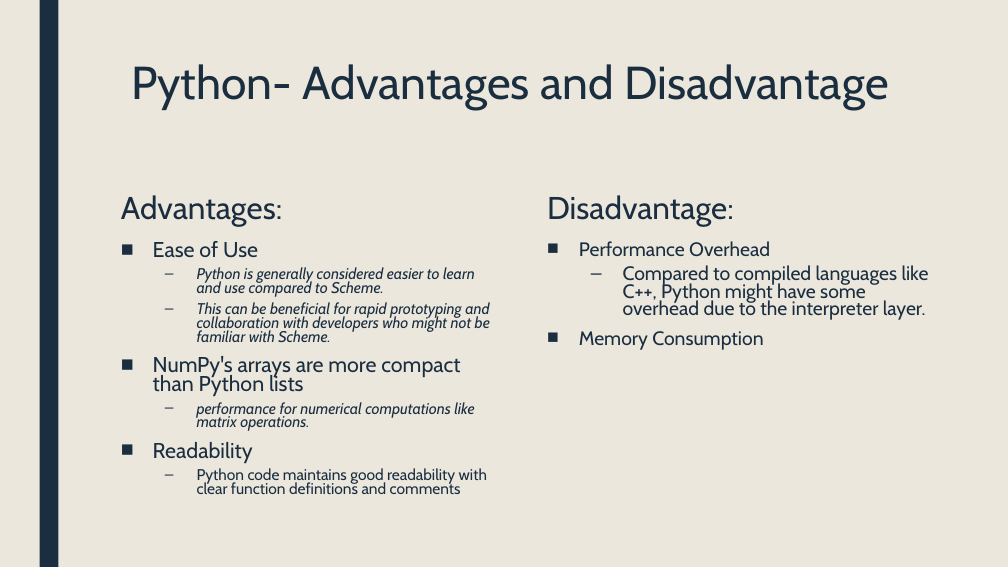
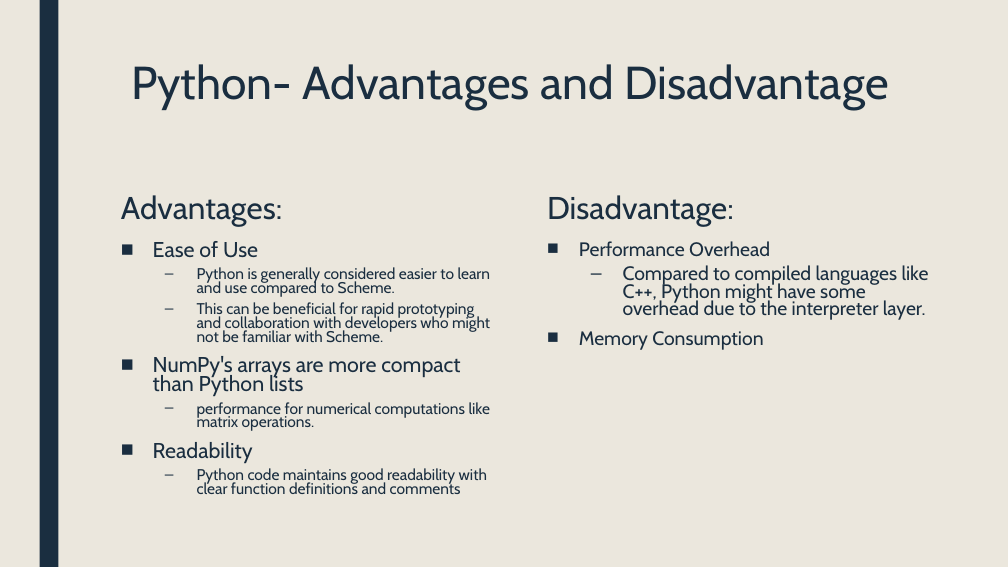
Before and after one commit to VitalMarciano/Matrix-methods, a slide deck: slide 5 of Matrix_Properties_Algorithms[1].pptx. Drawn at 1008x567 pixels with LibreOffice and Linux fonts; fonts in the diff are those of the drawing. Boxes give left, top, right and bottom in pixels: in the first picture for what was removed or moved away, otherwise in the second. Text is boxed around its words. In the diff, an @@ line names an element or a change of style, - is before the commit and + after.

```diff
--- a/Matrix_Properties_Algorithms[1].pptx
+++ b/Matrix_Properties_Algorithms[1].pptx
@@ text at (197,267,491,431): italic off in "Python is generally considered easier to learn ...", "This can be beneficial for rapid prototyping ...", "performance for numerical computations like matrix operation ..." @@
```
Also in this commit, not shown: 9 other slides changed, 1 slide added, 2 other files.
